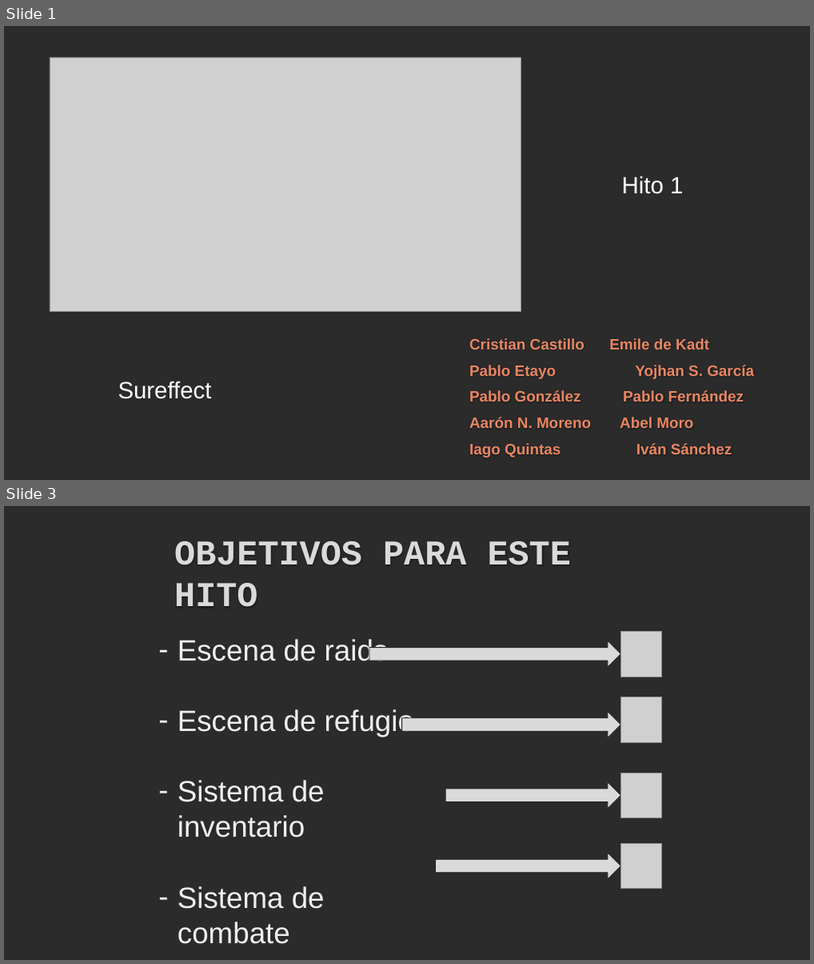
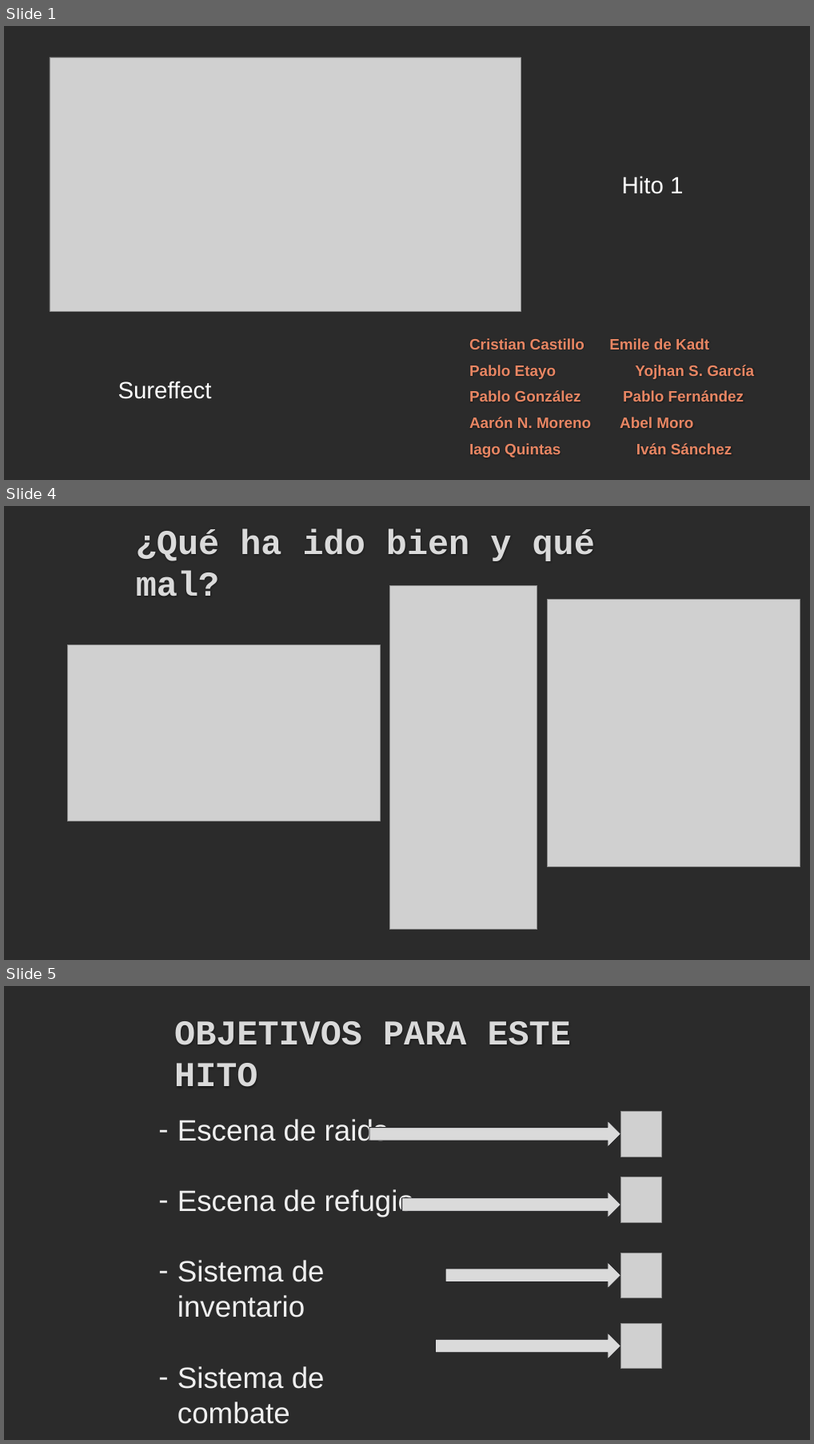
Before and after one commit to iquintasALT/PROYECTOS_II, a slide deck: docs/milestones/hito_1/presentacionhito1.pptx. Shown one above the other, each under a label of ours: slides 1 and 3 before the commit, slides 1, 4 and 5 after it; the slides between them are not shown. The pictures are 814x964 and 814x1444 pixels, drawn with LibreOffice and Linux fonts; fonts in the diff are those of the drawing; grey boxes stand for pictures; background and template pictures are left out; a plain dark background stands for a picture behind light text. Boxes give left, top, right and bottom in pixels: in the first picture for what was removed or moved away, otherwise in the second. Text is boxed around its words. In the diff, an @@ line names an element or a change of style, - is before the commit and + after.

```diff
--- a/docs/milestones/hito_1/presentacionhito1.pptx
+++ b/docs/milestones/hito_1/presentacionhito1.pptx
@@ slide 4 added at (4,506,810,960), background picture (left out) @@
@@ subtitle added at (136,528,595,596), 41.4 pt, text #DADADA, bold @@
+¿Qué ha ido bien y qué mal?
@@ picture added at (390,586,538,929) @@
@@ picture added at (548,599,801,867) @@
@@ picture added at (67,645,380,821) @@
@@ what was slide 3 is now slide 5 @@
```
Also in this commit, not shown: 2 other slides added, 1 slide removed.
